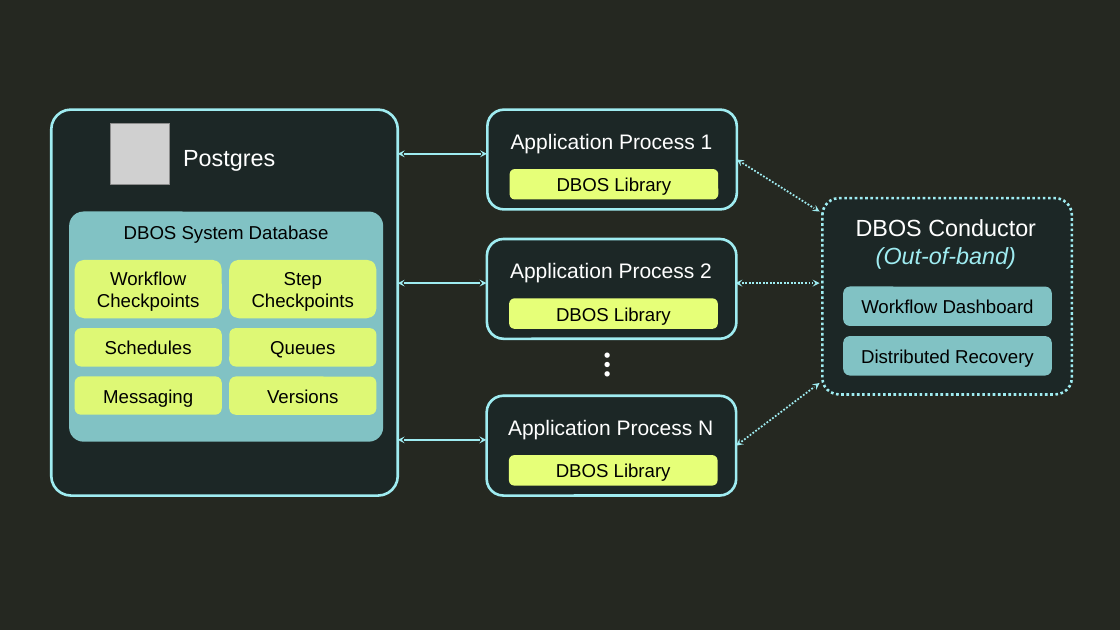
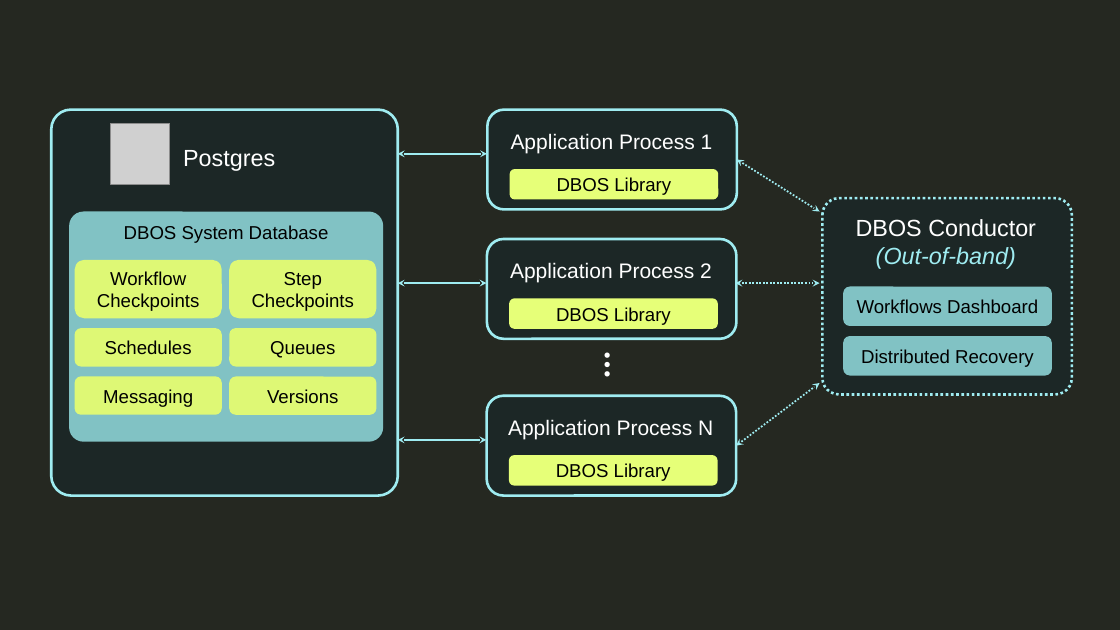
Before and after one commit to dbos-inc/dbos-docs, a slide deck: slide 1 of diagrams/docs-architecture-diagrams-new.pptx. Drawn at 1120x630 pixels with LibreOffice and Linux fonts; fonts in the diff are those of the drawing; grey boxes stand for pictures. Boxes give left, top, right and bottom in pixels: in the first picture for what was removed or moved away, otherwise in the second. Text is boxed around its words. In the diff, an @@ line names an element or a change of style, - is before the commit and + after.

```diff
--- a/diagrams/docs-architecture-diagrams-new.pptx
+++ b/diagrams/docs-architecture-diagrams-new.pptx
@@ text in rounded rectangle at [857,299,1038,313]: text changed @@
-Workflow Dashboard
+Workflows Dashboard
```
Also in this commit, not shown: 1 other slide changed, 2 other files.
